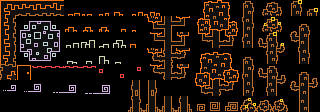
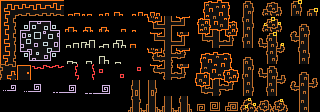
Revision of a layered 320 x 112 image; what changed, layer by layer:
painted on "Pasted Layer" over [18, 64, 96, 80]
